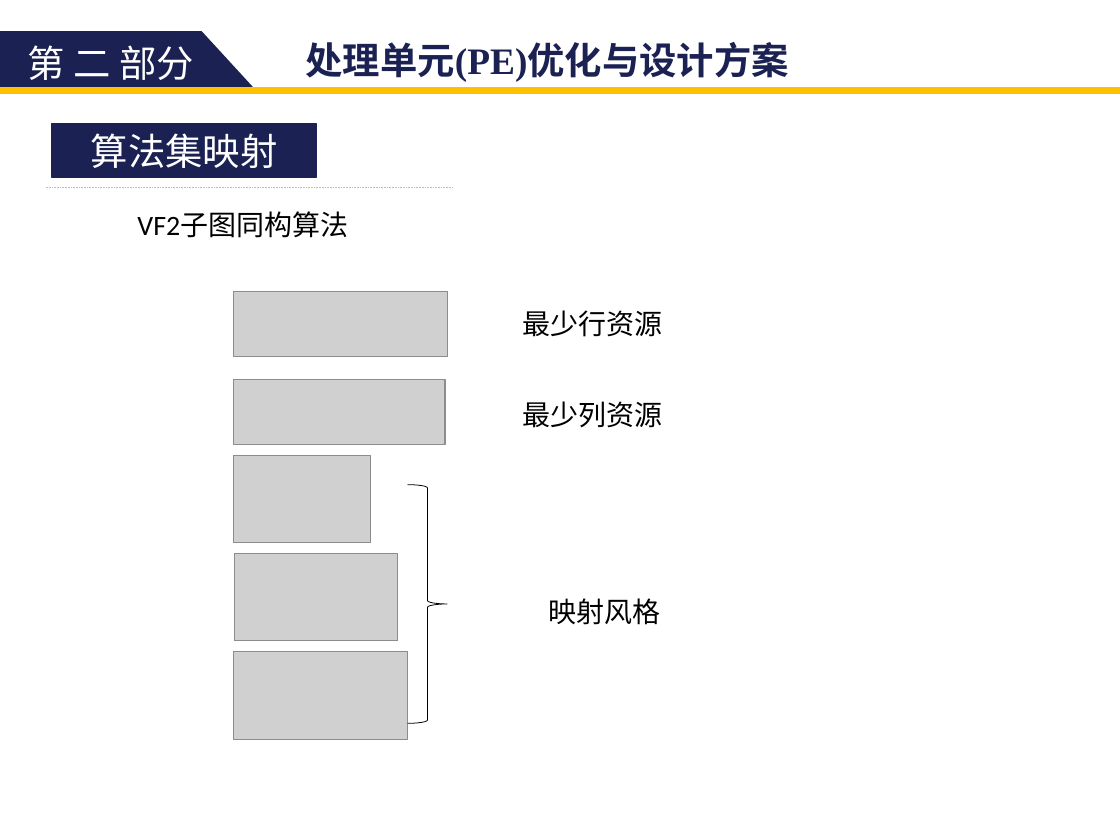
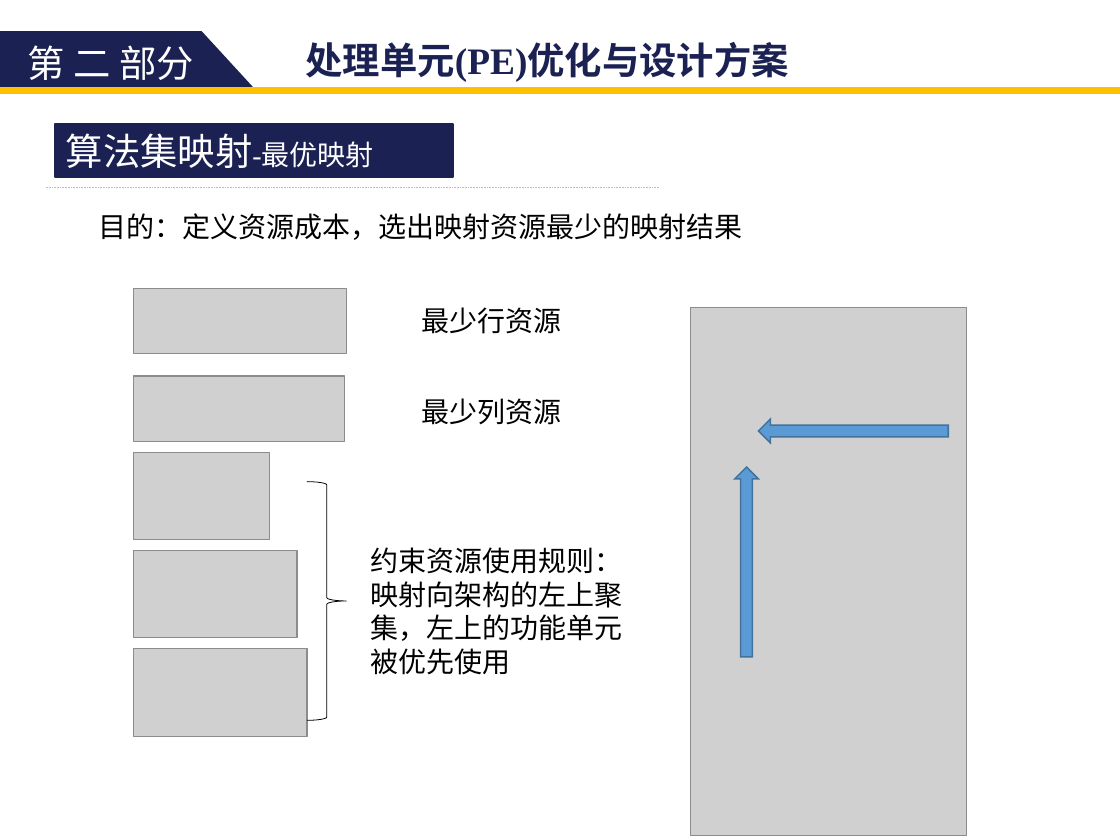
Before and after one commit to zdyzhan/bishe, a slide deck: slide 32 of 131199 李小泉.pptx (slide 39 before the commit). Drawn at 1120x840 pixels with LibreOffice and Linux fonts; fonts in the diff are those of the drawing; grey boxes stand for pictures. Boxes give left, top, right and bottom in pixels: in the first picture for what was removed or moved away, otherwise in the second. Text is boxed around its words. In the diff, an @@ line names an element or a change of style, - is before the commit and + after.

```diff
--- a/131199 李小泉.pptx
+++ b/131199 李小泉.pptx
@@ rectangle "算法集映射-最优映射": place and size @@
-rectangle "算法集映射-最优映射" at <box>52,124,316,177</box>
+rectangle "算法集映射-最优映射" at <box>55,124,454,177</box>
@@ text in rectangle at <box>66,133,373,168</box>: text changed @@
-算法集映射
+算法集映射-最优映射
@@ line moved from (46, 187) - (454, 187) to (46, 187) - (660, 187) @@
@@ text added at <box>98,213,742,240</box>, 18 pt, text #000000 @@
+目的：定义资源成本，选出映射资源最少的映射结果
@@ text removed at <box>137,212,348,238</box> @@
-VF2子图同构算法
@@ 2 texts, 1 picture: place and size @@
-2 texts, 1 picture at <box>234,291,662,428</box>
+2 texts, 1 picture at <box>133,289,562,425</box>
@@ picture added at <box>691,307,967,836</box> @@
@@ right arrow added at <box>758,419,948,442</box>, fill #5B9BD5, outline #43739E 1 pt @@
@@ picture added at <box>133,452,270,540</box> @@
@@ picture removed at <box>234,455,371,542</box> @@
@@ right arrow added at <box>735,467,758,656</box>, fill #5B9BD5, outline #43739E 1 pt @@
@@ 3 pictures, 1 right brace: place and size @@
-3 pictures, 1 right brace at <box>234,379,447,739</box>
+3 pictures, 1 right brace at <box>133,376,346,736</box>
@@ text added at <box>371,547,623,675</box>, 18 pt, text #000000 @@
+约束资源使用规则：
+映射向架构的左上聚集，左上的功能单元被优先使用
@@ text removed at <box>548,598,660,625</box> @@
-映射风格
```
Also in this commit, not shown: 33 other slides changed, 5 slides added, 11 slides removed, 13 other files.
